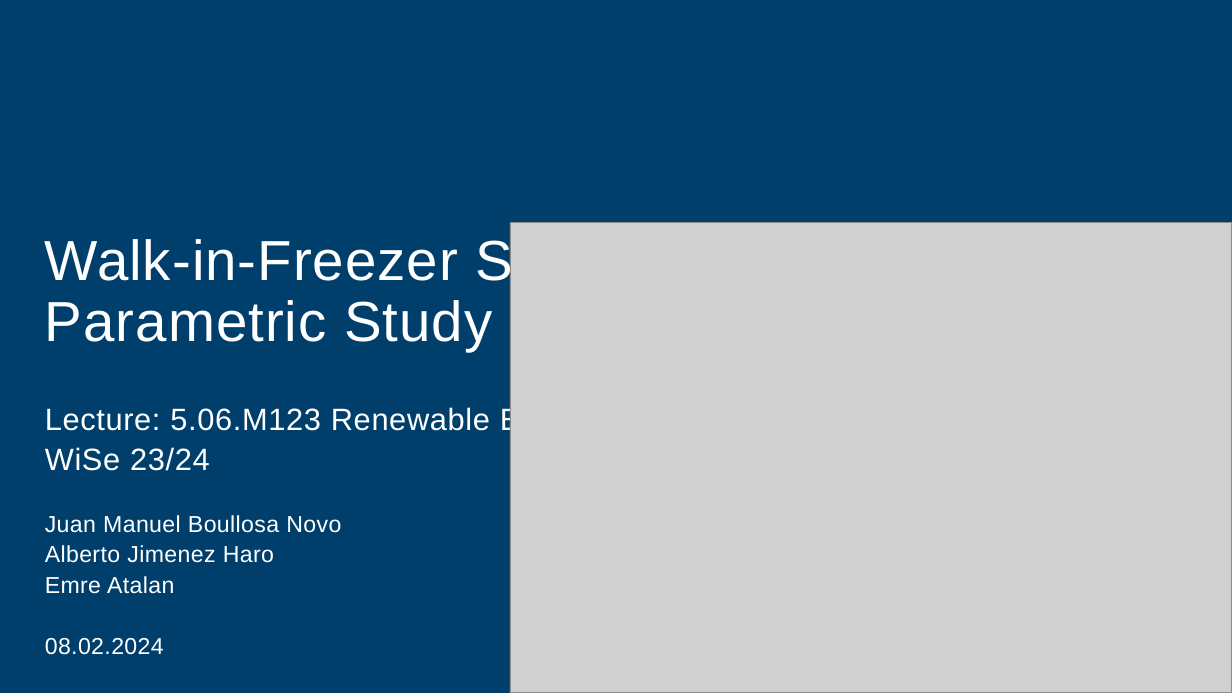
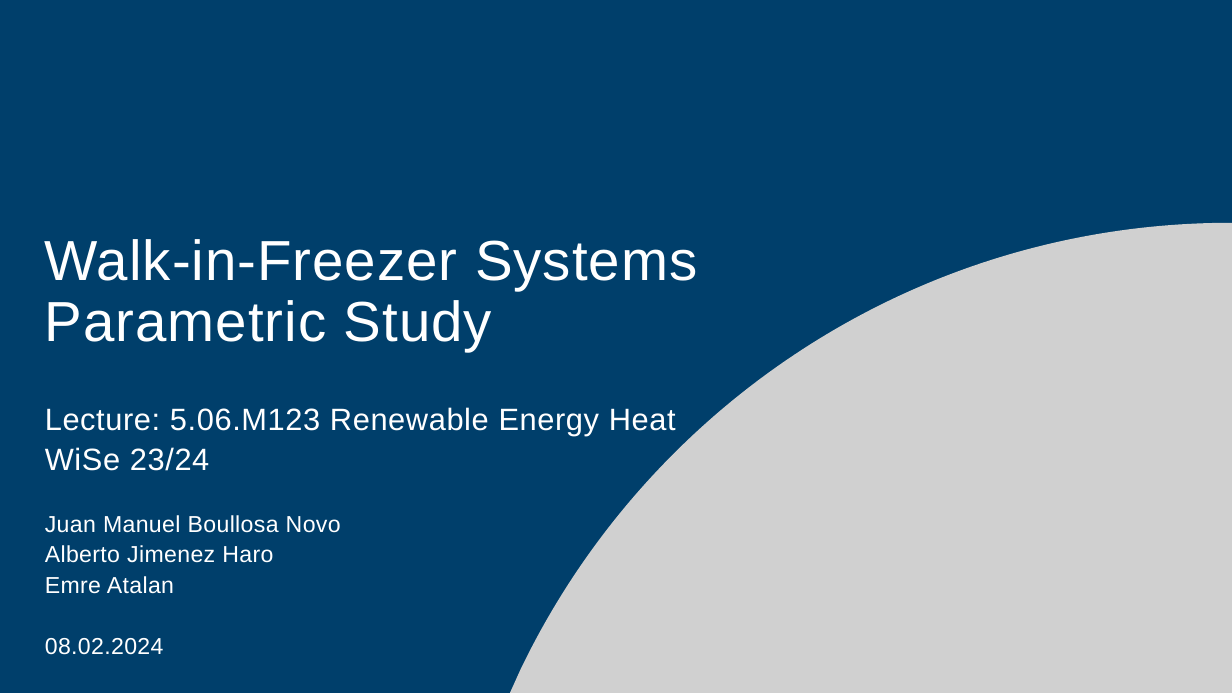
Before and after one commit to boujuan/Renewable_Energy_Heat, a slide deck: slide 1 of REH_Presentation.pptm. Drawn at 1232x693 pixels with LibreOffice and Linux fonts; fonts in the diff are those of the drawing; grey boxes stand for pictures; background and template pictures are left out. Boxes give left, top, right and bottom in pixels: in the first picture for what was removed or moved away, otherwise in the second. Text is boxed around its words. In the diff, an @@ line names an element or a change of style, - is before the commit and + after.

```diff
--- a/REH_Presentation.pptm
+++ b/REH_Presentation.pptm
@@ picture at [510,223,1232,693]: outline redrawn @@
@@ subtitle "Lecture: 5.06.M123 Renewable Energy Heat" rewrapped from [45,405,601,471] to [45,407,676,471] @@
```
Also in this commit, not shown: 7 other slides changed, 4 slides added, 3 slides removed.
